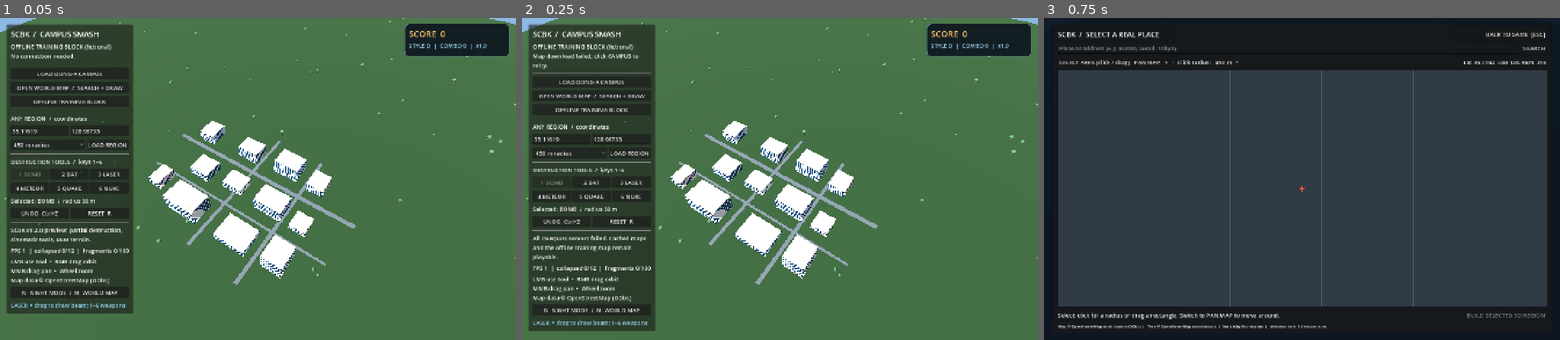
Above: before the commit, frames 1-3 (left to right).
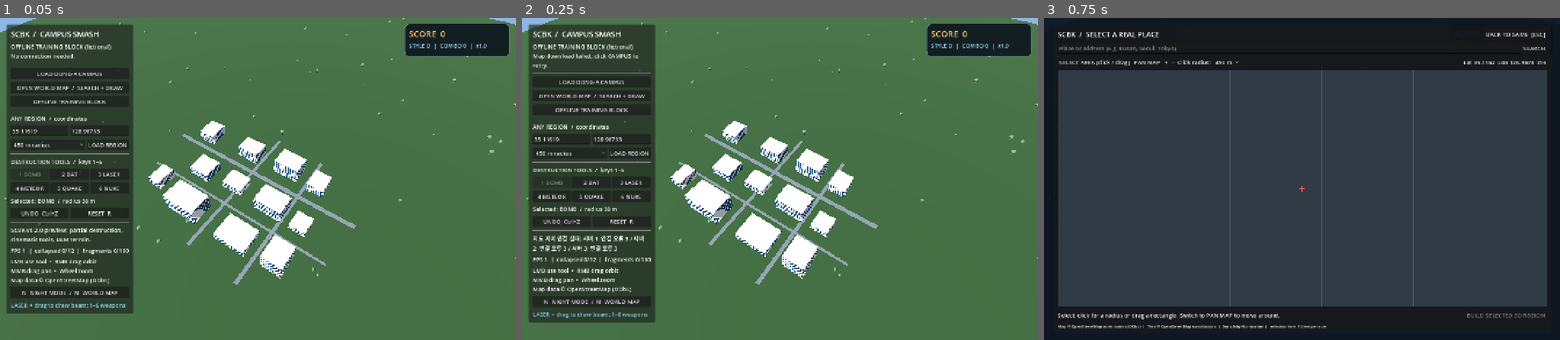
Above: after the commit, the same moments.

Repository: sopo9880/SCBK
Game: Godot game, scene res://scenes/main.tscn
The game is run twice, just before and just after one commit, with the same random seed, the same clock (stepped at 60 frames per second) and the same inputs.
Inputs:
- Up to frame 1 (0.05 s): no input
- Up to frame 2 (0.25 s): no input
- Up to frame 3 (0.75 s): click "OPEN WORLD MAP / SEARCH + DRAW" at 0.5 s

Frame 1 is identical in both runs. In frame 2, 2.7% of the frame differs, in the area x 1-26%, y 67-98%; in frame 3, nothing differs.

Commit message:
fix(v0.2.1): cancellable map loads, retry, per-server error status and Overpass timeouts

Diff:
--- a/scripts/region_loader.gd
+++ b/scripts/region_loader.gd
@@ -4,18 +4,21 @@
 
 signal region_loaded(region: Dictionary, source: String)
 signal region_failed(message: String)
+signal loading_started(region_label: String)
+signal loading_progress(message: String, attempt: int, total_attempts: int)
+signal loading_cancelled
 
 const Mercator = preload("res://scripts/map_math.gd")
 const SERVERS := [
+	"https://overpass-api.de/api/interpreter",
 	"https://overpass.kumi.systems/api/interpreter",
-	"https://overpass-api.de/api/interpreter",
 	"https://overpass.private.coffee/api/interpreter"
 ]
 const MAX_BUILDINGS := 280
 const MAX_ROADS := 200
 const MAX_RADIUS := 700
 const CACHE_DIR := "user://regions"
-const USER_AGENT := "SCBK-Windows/0.1.0 (https://github.com/sopo9880/SCBK)"
+const USER_AGENT := "SCBK-Windows/0.2.1 (https://github.com/sopo9880/SCBK)"
 
 var _request: HTTPRequest
 var _bounds: Dictionary = {}
@@ -25,10 +28,12 @@
 var _server_index: int = 0
 var _active: bool = false
 var _legacy_radius: int = 0
+var _attempt_errors: Array[String] = []
+var _last_error: String = ""
 
 func _ready() -> void:
 	_request = HTTPRequest.new()
-	_request.timeout = 20.0
+	_request.timeout = 34.0 # Server query timeout is 25 sec.
 	_request.body_size_limit = 12 * 1024 * 1024
 	add_child(_request)
 	_request.request_completed.connect(_on_completed)
@@ -48,31 +53,57 @@
 func is_busy() -> bool:
 	return _active
 
+func get_last_error() -> String:
+	return _last_error
+
+func get_requested_region() -> String:
+	return _label
+
+func cancel_load() -> void:
+	if not _active:
+		return
+	_active = false
+	_request.cancel_request()
+	loading_cancelled.emit()
+
+func retry_last() -> void:
+	if _bounds.is_empty():
+		region_failed.emit("다시 시도할 지역이 없습니다. 먼저 지도에서 지역을 선택해 주세요.")
+		return
+	var region: Dictionary = _bounds.duplicate(true)
+	var previous_label: String = _label
+	var previous_radius: int = _legacy_radius
+	cancel_load()
+	_start_load(region, previous_label, previous_radius)
+
 func _start_load(bounds: Dictionary, label: String, legacy_radius: int) -> void:
+	if not Mercator.validated(bounds):
+		region_failed.emit("선택 범위 오류: 한 변 50~1600m의 지역을 선택해 주세요.")
+		return
 	if _active:
-		region_failed.emit("Map request still running. Please try again after it finishes.")
-		return
-	if not Mercator.validated(bounds):
-		region_failed.emit("Region must be within 50–1600 m on each side; avoid the 180-degree meridian.")
-		return
+		if _bounds == bounds:
+			loading_progress.emit("이미 같은 지역을 불러오는 중입니다. 취소할 수 있습니다.", _server_index + 1, SERVERS.size())
+			return
+		cancel_load()
 	_bounds = bounds.duplicate(true)
 	_lat = (float(_bounds["south"]) + float(_bounds["north"])) * 0.5
 	_lon = (float(_bounds["west"]) + float(_bounds["east"])) * 0.5
 	_label = label
 	_legacy_radius = legacy_radius
+	_last_error = ""
 	var cached: Variant = _read_cache(_cache_path())
 	if not cached is Dictionary and _legacy_radius > 0:
 		cached = _read_cache(_legacy_cache_path())
 	if cached is Dictionary:
 		cached["label"] = _label
-		# Upgrade v0.1.0 radius-cache data in memory to enable DEM terrain
-		# without invalidating the user's existing OSM geometry cache.
 		if not Mercator.validated(cached.get("bounds", {})):
 			cached["bounds"] = _bounds.duplicate(true)
 		region_loaded.emit(cached, "Cached OpenStreetMap")
 		return
 	_server_index = 0
+	_attempt_errors.clear()
 	_active = true
+	loading_started.emit(_label)
 	_send_request()
 
 func _cache_path() -> String:
@@ -95,21 +126,29 @@
 	return null
 
 func _send_request() -> void:
+	if not _active:
+		return
 	if _server_index >= SERVERS.size():
 		_active = false
-		region_failed.emit("All Overpass servers failed. Cached maps and the offline training map remain playable.")
+		_last_error = "지도 서버 연결 실패: " + (" / ".join(_attempt_errors) if not _attempt_errors.is_empty() else "응답 없음")
+		region_failed.emit(_last_error)
 		return
 	var south: float = float(_bounds["south"])
 	var west: float = float(_bounds["west"])
 	var north: float = float(_bounds["north"])
 	var east: float = float(_bounds["east"])
 	var bbox: String = "%.6f,%.6f,%.6f,%.6f" % [south, west, north, east]
-	var query: String = '[out:json][timeout:35];(way["building"](%s);way["highway"](%s););out tags geom;' % [bbox, bbox]
-	var headers := PackedStringArray(["Content-Type: application/x-www-form-urlencoded; charset=UTF-8", "User-Agent: " + USER_AGENT])
+	var query: String = '[out:json][timeout:25];(way["building"](%s);way["highway"](%s););out tags geom;' % [bbox, bbox]
+	loading_progress.emit("실제 지도 가져오는 중 (%d/%d) · 서버 응답 대기" % [_server_index + 1, SERVERS.size()], _server_index + 1, SERVERS.size())
+	var headers := PackedStringArray([
+		"Content-Type: application/x-www-form-urlencoded; charset=UTF-8",
+		"Accept: application/json", "User-Agent: " + USER_AGENT
+	])
 	var err: Error = _request.request(SERVERS[_server_index], headers, HTTPClient.METHOD_POST, "data=" + query.uri_encode())
 	if err != OK:
+		_attempt_errors.append("서버 %d: 요청 오류 %d" % [_server_index + 1, int(err)])
 		_server_index += 1
-		_send_request()
+		call_deferred("_send_request")
 
 func _on_completed(result: int, response_code: int, _headers: PackedStringArray, body: PackedByteArray) -> void:
 	if not _active:
@@ -125,8 +164,15 @@
 			_active = false
 			region_loaded.emit(region, "Live OpenStreetMap")
 			return
+		_attempt_errors.append("서버 %d: 잘못된 응답 형식" % (_server_index + 1))
+	elif result == HTTPRequest.RESULT_TIMEOUT:
+		_attempt_errors.append("서버 %d: 시간 초과" % (_server_index + 1))
+	elif result != HTTPRequest.RESULT_SUCCESS:
+		_attempt_errors.append("서버 %d: 연결 오류 %d" % [_server_index + 1, result])
+	else:
+		_attempt_errors.append("서버 %d: HTTP %d" % [_server_index + 1, response_code])
 	_server_index += 1
-	_send_request()
+	call_deferred("_send_request")
 
 func _meters(lat: float, lon: float) -> Vector2:
 	var x: float = (lon - _lon) * 111320.0 * cos(deg_to_rad(_lat))
